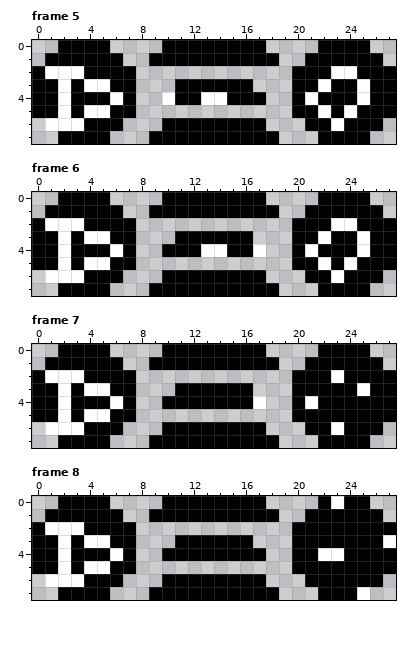
Edited in one commit: pixel-art file (asteroids.aseprite). Above, as it was before the edit.
28x8 pixels, 10 frames. Shown: frame 5, frame 6, frame 7, frame 8. The commit also changed other frames, which this record leaves out.
The result:
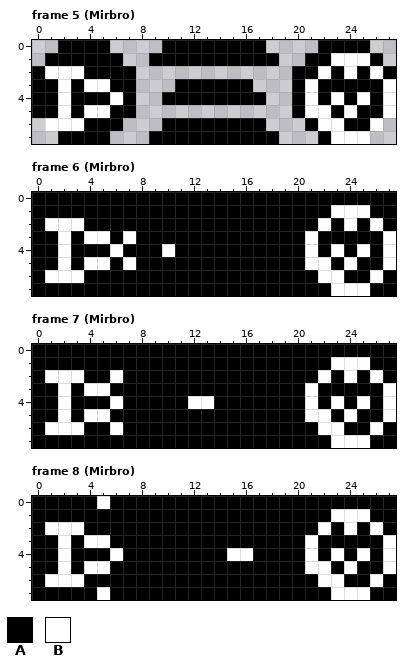
Palette (. is transparent): A #000000  B #ffffff
Message: Lunarized - Asteroids Converted/reworked Asteroids Animation to use the half-moon eye style.
Change:
layer "Mask" added
layer "Lunar Eyes" added
layer "Background" now hidden
Frame 5 (Mirbro):
y 1: x 23..25 AAA -> BBB
y 2: x 22..23 AB -> BA; x 26 A -> B
y 3: x 21..22 AB -> BA; x 25 B -> A; x 27 A -> B
y 4: x 10 B -> A; x 13..14 BB -> AA; x 23 A -> B; x 27 A -> B
y 5: x 21 A -> B; x 27 A -> B
y 6: x 22 A -> B; x 26 A -> B
y 7: x 23..25 AAA -> BBB
Frame 6 (Mirbro):
y 0: x 0..1 .. -> AA; x 6..9 .... -> AAAA; x 18..21 .... -> AAAA; x 26..27 .. -> AA
y 1: x 0 . -> A; x 7..8 .. -> AA; x 19..20 .. -> AA; x 23..25 AAA -> BBB; x 27 . -> A
y 2: x 8..19 ............ -> AAAAAAAAAAAA; x 22..23 AB -> BA; x 26 A -> B
y 3: x 7..10 A... -> BAAA; x 17..19 ... -> AAA; x 21..22 AB -> BA; x 25 B -> A; x 27 A -> B
y 4: x 8..10 ..A -> AAB; x 13..14 BB -> AA; x 17..19 B.. -> AAA; x 23 A -> B; x 27 A -> B
y 5: x 7..19 A............ -> BAAAAAAAAAAAA; x 21 A -> B; x 27 A -> B
y 6: x 0 . -> A; x 7..9 ... -> AAA; x 18..20 ... -> AAA; x 22 A -> B; x 26..27 A. -> BA
y 7: x 0..1 .. -> AA; x 6..8 ... -> AAA; x 19..21 ... -> AAA; x 23..27 AAA.. -> BBBAA
Frame 7 (Mirbro):
y 0: x 0..1 .. -> AA; x 6..9 .... -> AAAA; x 18..21 .... -> AAAA; x 26..27 .. -> AA
y 1: x 0 . -> A; x 7..8 .. -> AA; x 19..20 .. -> AA; x 23..25 AAA -> BBB; x 27 . -> A
y 2: x 6 A -> B; x 8..19 ............ -> AAAAAAAAAAAA; x 22..24 ABA -> BAB; x 26 A -> B
y 3: x 8..10 ... -> AAA; x 17..19 ... -> AAA; x 21 A -> B; x 25 B -> A; x 27 A -> B
y 4: x 8..9 .. -> AA; x 12..13 AA -> BB; x 17..19 B.. -> AAA; x 23 A -> B; x 25 A -> B; x 27 A -> B
y 5: x 8..19 ............ -> AAAAAAAAAAAA; x 21..22 AA -> BB; x 24 A -> B; x 27 A -> B
y 6: x 0 . -> A; x 6..9 A... -> BAAA; x 18..20 ... -> AAA; x 22 A -> B; x 26..27 A. -> BA
y 7: x 0..1 .. -> AA; x 6..8 ... -> AAA; x 19..21 ... -> AAA; x 23..27 AAA.. -> BBBAA
Frame 8 (Mirbro):
y 0: x 0..1 .. -> AA; x 5..9 A.... -> BAAAA; x 18..21 .... -> AAAA; x 23 B -> A; x 26..27 .. -> AA
y 1: x 0 . -> A; x 7..8 .. -> AA; x 19..20 .. -> AA; x 23..25 AAA -> BBB; x 27 . -> A
y 2: x 8..19 ............ -> AAAAAAAAAAAA; x 22 A -> B; x 24 A -> B; x 26 A -> B
y 3: x 8..10 ... -> AAA; x 17..19 ... -> AAA; x 21 A -> B
y 4: x 8..9 .. -> AA; x 15..16 AA -> BB; x 18..19 .. -> AA; x 21..22 AB -> BA; x 25 A -> B; x 27 A -> B
y 5: x 8..19 ............ -> AAAAAAAAAAAA; x 21..22 AA -> BB; x 24 A -> B; x 27 A -> B
y 6: x 0 . -> A; x 7..9 ... -> AAA; x 18..20 ... -> AAA; x 22..23 AA -> BB; x 26..27 A. -> BA
y 7: x 0..1 .. -> AA; x 5..8 A... -> BAAA; x 19..21 ... -> AAA; x 23..24 AA -> BB; x 26..27 .. -> AA
